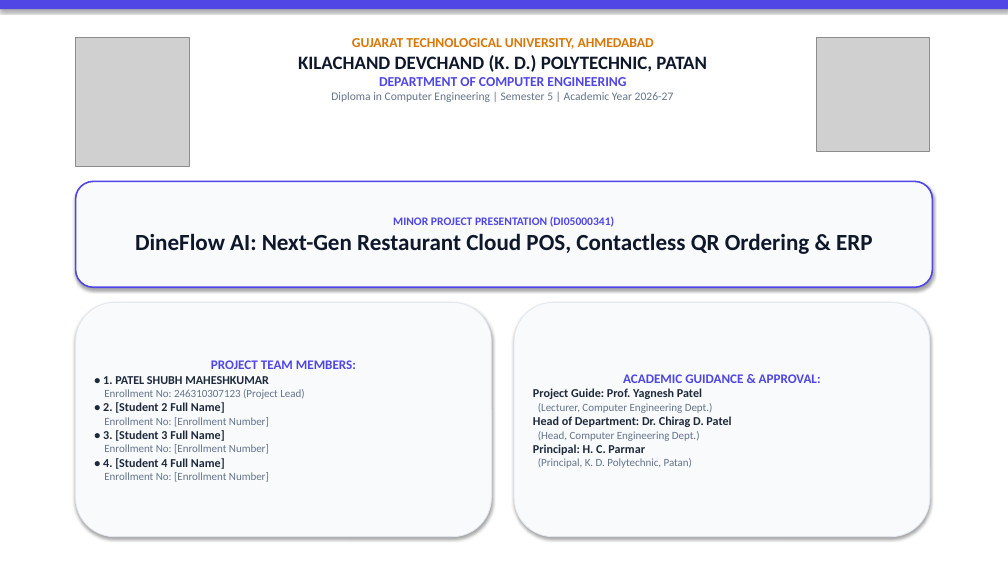
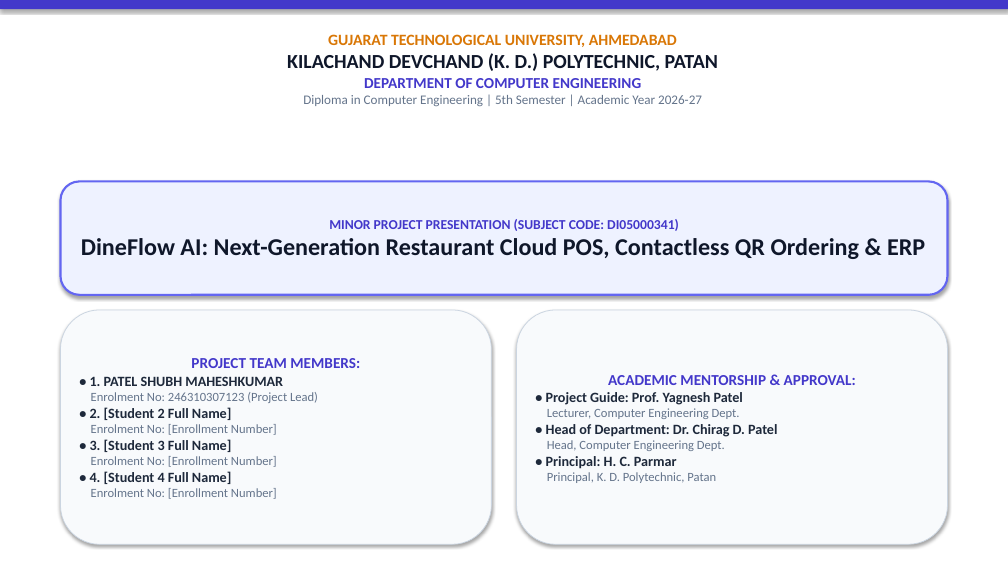
Before and after one commit to Shubh-Patel-07/DineFlow-AI, a slide deck: slide 1 of docs/DineFlow_AI_GTU_Minor_Project_Presentation.pptx. Drawn at 1008x567 pixels with LibreOffice and Linux fonts; fonts in the diff are those of the drawing; grey boxes stand for pictures. Boxes give left, top, right and bottom in pixels: in the first picture for what was removed or moved away, otherwise in the second. Text is boxed around its words. In the diff, an @@ line names an element or a change of style, - is before the commit and + after.

Commit message:
docs(presentation): upgrade presentation typography with large high-impact fonts and enhanced card layouts for classroom projector visibility

```diff
--- a/docs/DineFlow_AI_GTU_Minor_Project_Presentation.pptx
+++ b/docs/DineFlow_AI_GTU_Minor_Project_Presentation.pptx
@@ rectangle at [0,0,1008,9]: fill #4F46E5 to #4338CA @@
@@ text "GUJARAT TECHNOLOGICAL UNIVERSITY, AHMEDABAD": place and size @@
-text "GUJARAT TECHNOLOGICAL UNIVERSITY, AHMEDABAD" at [298,38,707,102]
+text "GUJARAT TECHNOLOGICAL UNIVERSITY, AHMEDABAD" at [287,34,718,106]
@@ picture removed at [76,38,189,166] @@
@@ text at [287,34,718,88]: size 13 to 15 pt in "GUJARAT TECHNOLOGICAL UNIVERSITY, AHMEDABAD"; size 18 to 19 pt in "KILACHAND DEVCHAND (K. D.) POLYTECHNIC, PATAN"; size 13 to 14.5 pt, text colour #4F46E5 to #4338CA in "DEPARTMENT OF COMPUTER ENGINEERING" @@
@@ picture removed at [817,38,930,151] @@
@@ text at [303,95,702,106]: text changed; size 11 to 12.5 pt @@
-Diploma in Computer Engineering | Semester 5 | Academic Year 2026-27
+Diploma in Computer Engineering | 5th Semester | Academic Year 2026-27
@@ rounded rectangle "MINOR PROJECT PRESENTATION (SUBJECT CODE: ...": place and size @@
-rounded rectangle "MINOR PROJECT PRESENTATION (SUBJECT CODE: ..." at [76,181,932,287]
+rounded rectangle "MINOR PROJECT PRESENTATION (SUBJECT CODE: ..." at [60,181,948,295]
@@ rounded rectangle "MINOR PROJECT PRESENTATION (SUBJECT CODE: ..." at [60,181,948,295]: fill #F8FAFC to #EEF2FF; outline #4F46E5 1.5 pt to #6366F1 2 pt @@
@@ text in rounded rectangle at [81,219,925,259]: text changed; size 22 to 23 pt @@
-MINOR PROJECT PRESENTATION (DI05000341)
-DineFlow AI: Next-Gen Restaurant Cloud POS, Contactless QR Ordering & ERP
+MINOR PROJECT PRESENTATION (SUBJECT CODE: DI05000341)
+DineFlow AI: Next-Generation Restaurant Cloud POS, Contactless QR Ordering & ERP
@@ rounded rectangle "PROJECT TEAM MEMBERS:" at [60,310,492,544]: outline #E2E8F0 0.75 pt to #CBD5E1 0.75 pt @@
@@ rounded rectangle "PROJECT TEAM MEMBERS:": place and size @@
-rounded rectangle "PROJECT TEAM MEMBERS:" at [76,302,492,537]
+rounded rectangle "PROJECT TEAM MEMBERS:" at [60,310,492,544]
@@ rounded rectangle "ACADEMIC MENTORSHIP & APPROVAL:": place and size @@
-rounded rectangle "ACADEMIC MENTORSHIP & APPROVAL:" at [514,302,930,537]
+rounded rectangle "ACADEMIC MENTORSHIP & APPROVAL:" at [516,310,948,544]
@@ rounded rectangle "ACADEMIC MENTORSHIP & APPROVAL:" at [516,310,948,544]: outline #E2E8F0 0.75 pt to #CBD5E1 0.75 pt @@
@@ text in rounded rectangle at [90,358,360,484]: size 12.5 to 14.5 pt, text colour #4F46E5 to #4338CA in "PROJECT TEAM MEMBERS:"; size 11.5 to 13.5 pt in "• 1. PATEL SHUBH MAHESHKUMAR", "• 2. [Student 2 Full Name]", "• 3. [Student 3 Full Name]", "• 4. [Student 4 Full Name]" @@
@@ text in rounded rectangle at [546,375,856,483]: text changed; size 10.5 to 12 pt @@
-ACADEMIC GUIDANCE & APPROVAL:
-Project Guide: Prof. Yagnesh Patel
-(Lecturer, Computer Engineering Dept.)
-Head of Department: Dr. Chirag D. Patel
-(Head, Computer Engineering Dept.)
-Principal: H. C. Parmar
-(Principal, K. D. Polytechnic, Patan)
+ACADEMIC MENTORSHIP & APPROVAL:
+• Project Guide: Prof. Yagnesh Patel
+Lecturer, Computer Engineering Dept.
+• Head of Department: Dr. Chirag D. Patel
+Head, Computer Engineering Dept.
+• Principal: H. C. Parmar
+Principal, K. D. Polytechnic, Patan
@@ text in rounded rectangle at [91,392,318,403]: text changed; size 10.5 to 12 pt @@
-Enrollment No: 246310307123 (Project Lead)
+Enrolment No: 246310307123 (Project Lead)
@@ text in rounded rectangle at [91,424,277,435]: text changed; size 10.5 to 12 pt @@
-Enrollment No: [Enrollment Number]
+Enrolment No: [Enrollment Number]
@@ text in rounded rectangle at [91,456,277,467]: text changed; size 10.5 to 12 pt @@
-Enrollment No: [Enrollment Number]
+Enrolment No: [Enrollment Number]
@@ text in rounded rectangle at [91,488,277,499]: text changed; size 10.5 to 12 pt @@
-Enrollment No: [Enrollment Number]
+Enrolment No: [Enrollment Number]
```
Also in this commit, not shown: 7 other slides changed, 9 slides added, 9 slides removed, 1 other file.
